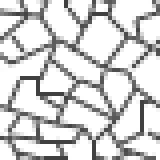
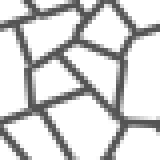
Revision of a layered 160 x 160 image; what changed, layer by layer:
hid "Layer 1" over (0, 0, 160, 160)
added layer "Layer 2" (67%) above "Background" over (0, 0, 160, 160)
